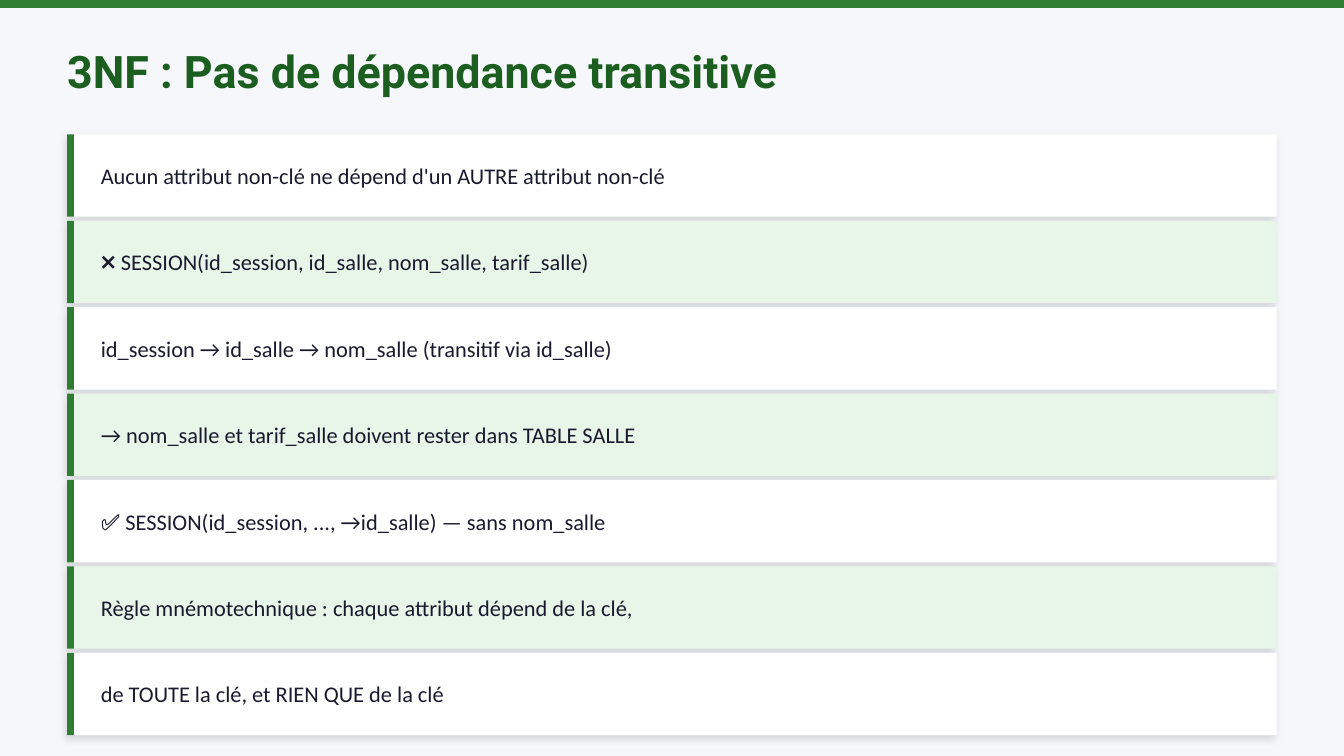
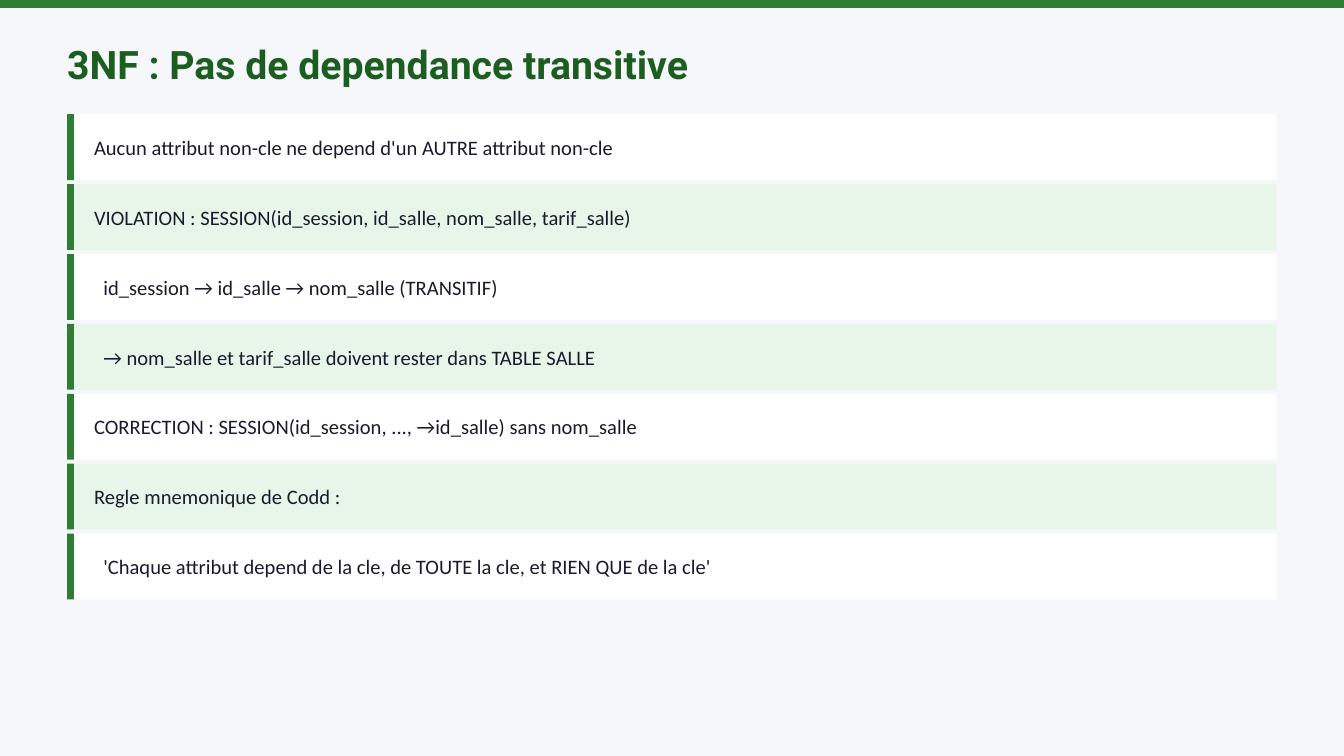
Before and after one commit to mbiTati/unit4_gamifie, a slide deck: slide 6 of pptx/Module07_Normalisation_1NF_2NF_3NF.pptx (slide 5 before the commit). Drawn at 1344x756 pixels with LibreOffice and Linux fonts; fonts in the diff are those of the drawing. Boxes give left, top, right and bottom in pixels: in the first picture for what was removed or moved away, otherwise in the second. Text is boxed around its words. In the diff, an @@ line names an element or a change of style, - is before the commit and + after.

```diff
--- a/pptx/Module07_Normalisation_1NF_2NF_3NF.pptx
+++ b/pptx/Module07_Normalisation_1NF_2NF_3NF.pptx
@@ text at box(67, 49, 688, 87): text changed; size 24 to 21 pt @@
-3NF : Pas de dépendance transitive
+3NF : Pas de dependance transitive
@@ rectangle: place and size @@
-rectangle at box(67, 134, 1277, 216)
+rectangle at box(67, 114, 1277, 180)
@@ rectangle: place and size @@
-rectangle at box(67, 134, 74, 216)
+rectangle at box(67, 114, 74, 180)
@@ text at box(94, 140, 612, 159): text changed; size 12 to 11 pt @@
-Aucun attribut non-clé ne dépend d'un AUTRE attribut non-clé
+Aucun attribut non-cle ne depend d'un AUTRE attribut non-cle
@@ rectangle: place and size @@
-rectangle at box(67, 220, 1277, 302)
+rectangle at box(67, 184, 1277, 250)
@@ rectangle: place and size @@
-rectangle at box(67, 220, 74, 302)
+rectangle at box(67, 184, 74, 250)
@@ text at box(94, 210, 631, 228): text changed; size 12 to 11 pt @@
-❌ SESSION(id_session, id_salle, nom_salle, tarif_salle)
+VIOLATION : SESSION(id_session, id_salle, nom_salle, tarif_salle)
@@ rectangle: place and size @@
-rectangle at box(67, 308, 1277, 390)
+rectangle at box(67, 254, 1277, 320)
@@ rectangle: place and size @@
-rectangle at box(67, 308, 74, 390)
+rectangle at box(67, 254, 74, 320)
@@ text at box(103, 280, 497, 298): text changed; size 12 to 11 pt @@
-id_session → id_salle → nom_salle (transitif via id_salle)
+id_session → id_salle → nom_salle (TRANSITIF)
@@ rectangle: place and size @@
-rectangle at box(67, 394, 1277, 476)
+rectangle at box(67, 324, 1277, 390)
@@ rectangle: place and size @@
-rectangle at box(67, 394, 74, 476)
+rectangle at box(67, 324, 74, 390)
@@ text "→ nom_salle et tarif_salle doivent ...": place and size @@
-text "→ nom_salle et tarif_salle doivent ..." at box(126, 427, 635, 446)
+text "→ nom_salle et tarif_salle doivent ..." at box(127, 350, 595, 368)
@@ text "→ nom_salle et tarif_salle doivent ..." at box(127, 350, 595, 368): size 12 to 11 pt @@
@@ rectangle: place and size @@
-rectangle at box(67, 480, 1277, 562)
+rectangle at box(67, 394, 1277, 460)
@@ rectangle: place and size @@
-rectangle at box(67, 480, 74, 562)
+rectangle at box(67, 394, 74, 460)
@@ text at box(94, 419, 637, 437): text changed; size 12 to 11 pt @@
-✅ SESSION(id_session, ..., →id_salle) — sans nom_salle
+CORRECTION : SESSION(id_session, ..., →id_salle) sans nom_salle
@@ rectangle: place and size @@
-rectangle at box(67, 566, 1277, 648)
+rectangle at box(67, 464, 1277, 530)
@@ rectangle: place and size @@
-rectangle at box(67, 566, 74, 648)
+rectangle at box(67, 464, 74, 530)
@@ text at box(94, 489, 330, 508): text changed; size 12 to 11 pt @@
-Règle mnémotechnique : chaque attribut dépend de la clé,
+Regle mnemonique de Codd :
@@ shadow off in 7 elements at box(67, 114, 1277, 180), box(67, 184, 1277, 250), box(67, 254, 1277, 320), box(67, 324, 1277, 390), box(67, 394, 1277, 460), box(67, 464, 1277, 530), box(67, 534, 1277, 599) @@
@@ rectangle: place and size @@
-rectangle at box(67, 653, 1277, 735)
+rectangle at box(67, 534, 1277, 599)
@@ rectangle: place and size @@
-rectangle at box(67, 653, 74, 735)
+rectangle at box(67, 534, 74, 599)
@@ text at box(103, 559, 710, 578): text changed; size 12 to 11 pt @@
-de TOUTE la clé, et RIEN QUE de la clé
+'Chaque attribut depend de la cle, de TOUTE la cle, et RIEN QUE de la cle'
```
Also in this commit, not shown: 5 other slides changed, 4 slides added, 3 slides removed, 6 other files.
